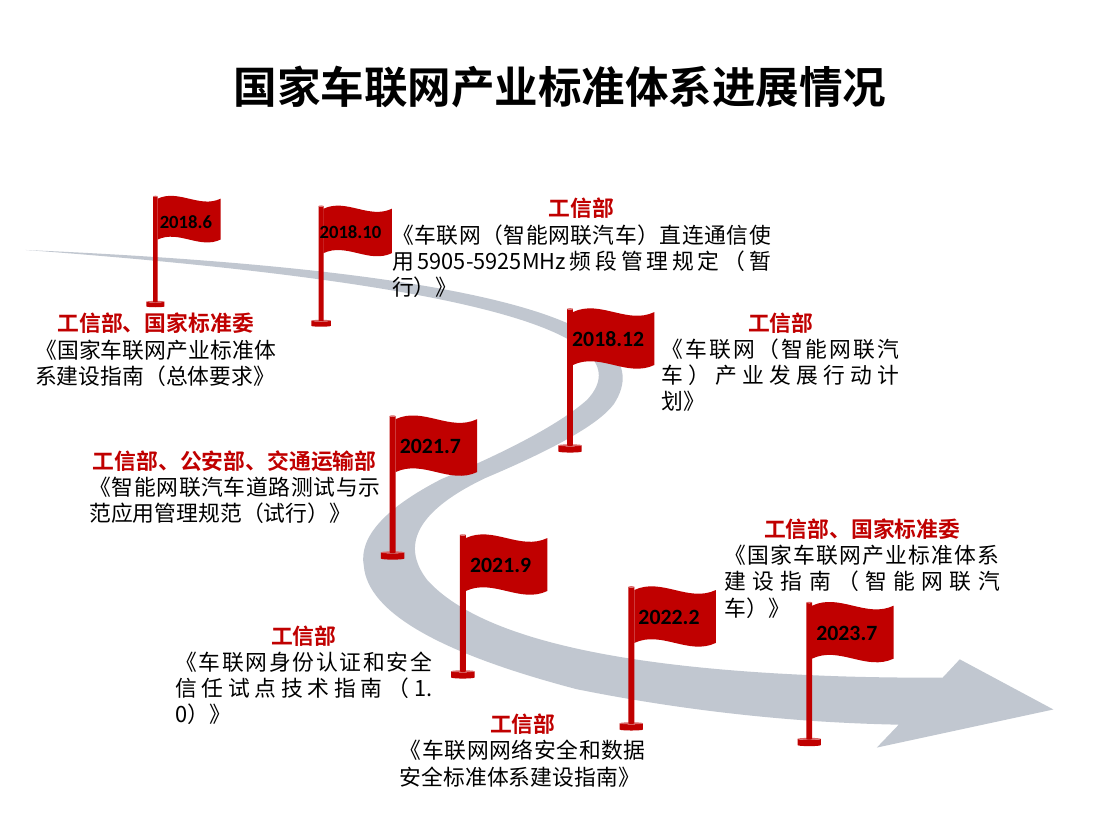
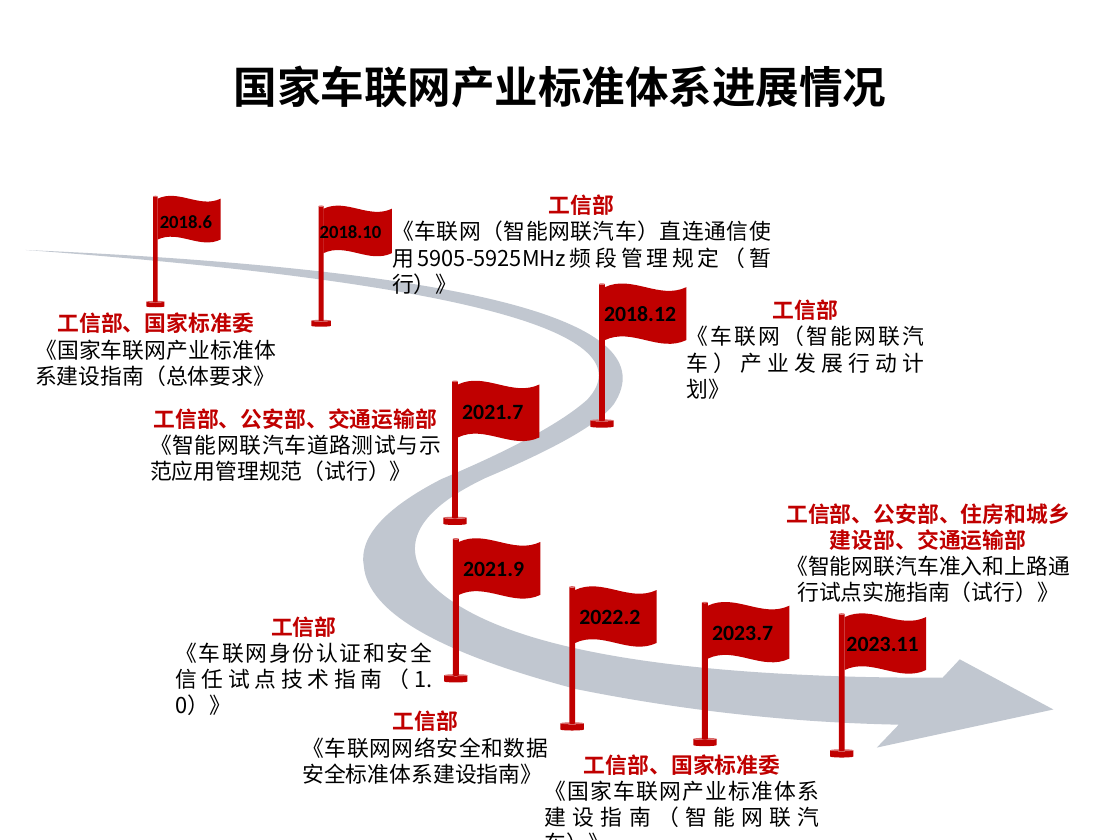
Before and after one commit to Internet-of-Vehicles-Code/Security_in_Vehicular_Networks_and_Autonomous_Driving, a slide deck: slide 1 of 车联网_网联车_国家战略/国家车联网产业标准体系进展情况_时间轴.pptx. Drawn at 1120x840 pixels with LibreOffice and Linux fonts; fonts in the diff are those of the drawing. Boxes give left, top, right and bottom in pixels: in the first picture for what was removed or moved away, otherwise in the second. Text is boxed around its words. In the diff, an @@ line names an element or a change of style, - is before the commit and + after.

Commit message:
update20231210_whm

```diff
--- a/车联网_网联车_国家战略/国家车联网产业标准体系进展情况_时间轴.pptx
+++ b/车联网_网联车_国家战略/国家车联网产业标准体系进展情况_时间轴.pptx
@@ text "工信部": place and size @@
-text "工信部" at (662, 312, 900, 385)
+text "工信部" at (687, 299, 925, 373)
@@ cylinder: place and size @@
-cylinder at (390, 416, 395, 553)
+cylinder at (452, 381, 458, 519)
@@ wave: place and size @@
-wave at (395, 416, 477, 476)
+wave at (458, 381, 540, 441)
@@ text "工信部、公安部、交通运输部": place and size @@
-text "工信部、公安部、交通运输部" at (89, 450, 380, 523)
+text "工信部、公安部、交通运输部" at (150, 408, 441, 481)
@@ text "2021.7": place and size @@
-text "2021.7" at (400, 438, 461, 453)
+text "2021.7" at (462, 404, 523, 419)
@@ 2 cylinders, 1 text, 1 wave: place and size @@
-2 cylinders, 1 text, 1 wave at (559, 308, 655, 452)
+2 cylinders, 1 text, 1 wave at (590, 283, 687, 427)
@@ text added at (786, 503, 1070, 602), 14 pt, text #000000 @@
+工信部、公安部、住房和城乡建设部、交通运输部
+《智能网联汽车准入和上路通行试点实施指南（试行）》
@@ cylinder: place and size @@
-cylinder at (381, 551, 404, 559)
+cylinder at (444, 516, 467, 524)
@@ cylinder: place and size @@
-cylinder at (460, 534, 466, 672)
+cylinder at (452, 538, 458, 675)
@@ 2 cylinders, 1 text, 1 wave: place and size @@
-2 cylinders, 1 text, 1 wave at (619, 586, 716, 730)
+2 cylinders, 1 text, 1 wave at (560, 586, 656, 730)
@@ text "工信部": place and size @@
-text "工信部" at (175, 625, 432, 698)
+text "工信部" at (175, 616, 432, 689)
@@ 2 cylinders, 1 text, 1 wave: place and size @@
-2 cylinders, 1 text, 1 wave at (797, 601, 894, 746)
+2 cylinders, 1 text, 1 wave at (693, 601, 790, 746)
@@ group added at (830, 613, 926, 757): 2 cylinders, 1 wave, 1 text @@
+2023.11
@@ 1 text, 1 wave, 1 cylinder: place and size @@
-1 text, 1 wave, 1 cylinder at (451, 534, 548, 679)
+1 text, 1 wave, 1 cylinder at (445, 538, 541, 682)
@@ text "工信部": place and size @@
-text "工信部" at (400, 713, 646, 787)
+text "工信部" at (302, 710, 548, 784)
@@ text "工信部、国家标准委": place and size @@
-text "工信部、国家标准委" at (725, 518, 1000, 591)
+text "工信部、国家标准委" at (545, 754, 820, 827)
```
